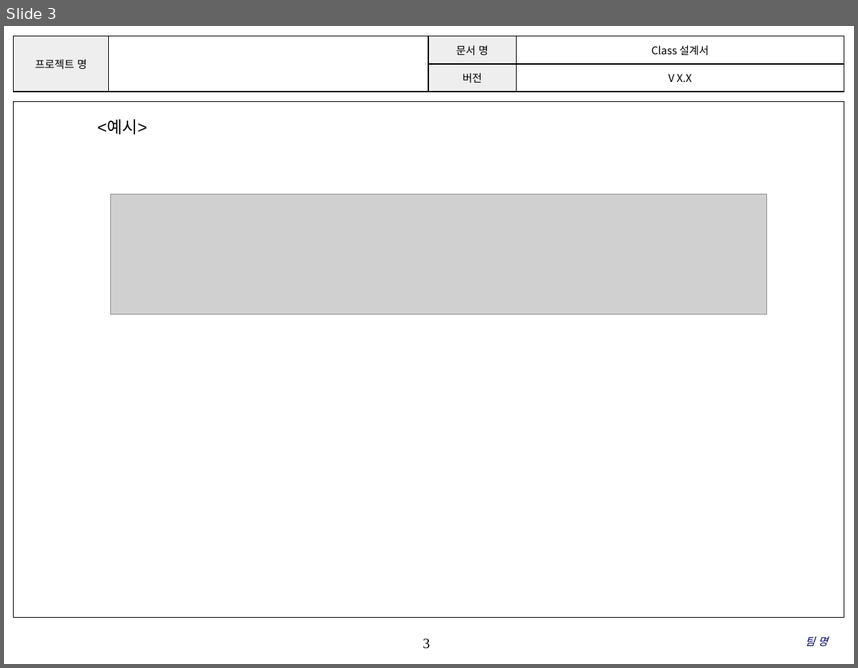
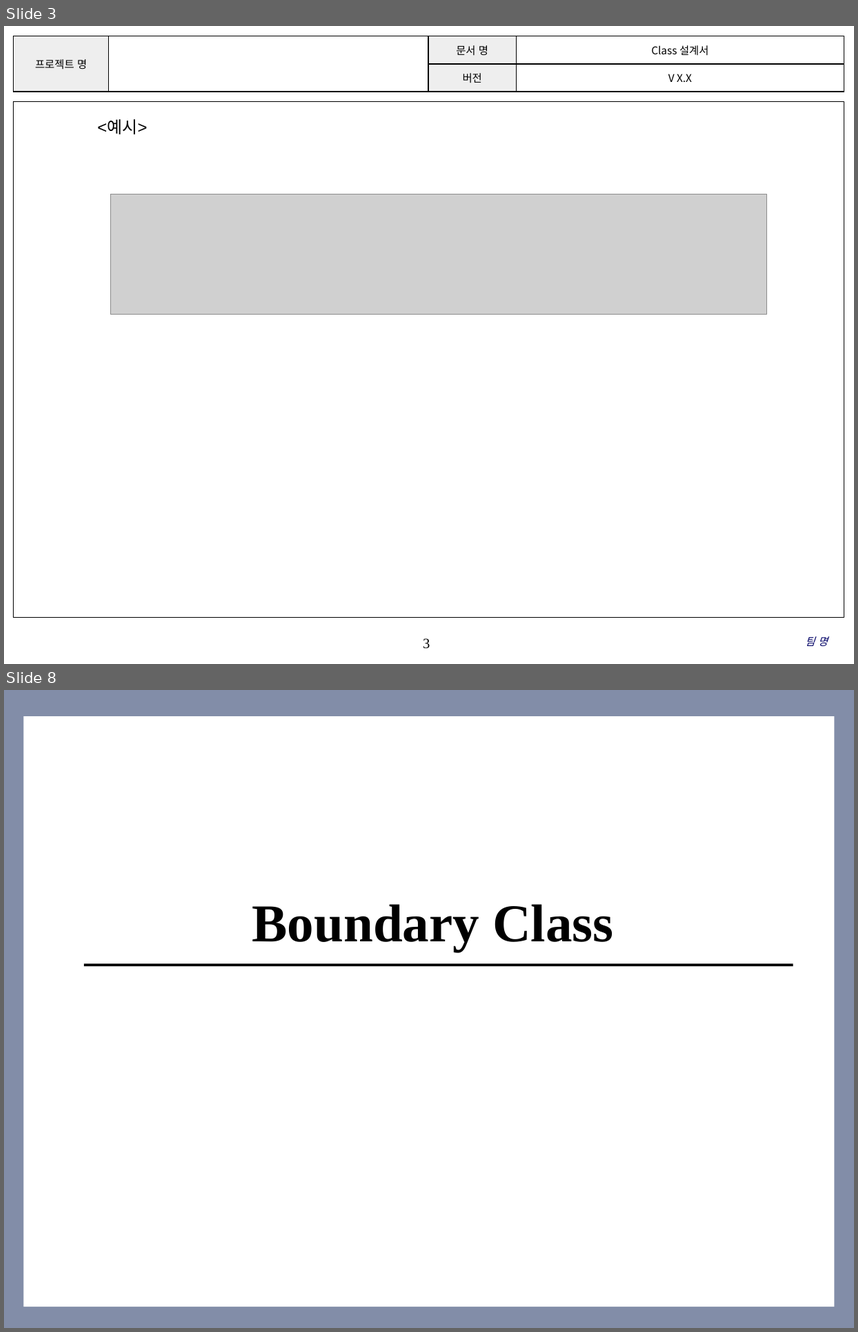
Before and after one commit to coskdms/SE2017_10_TenoutofTen, a slide deck: doc/3_ 설계서/Class Design.pptx. Shown one above the other, each under a label of ours: slide 3 before the commit, slides 3 and 8 after it; the slides between them are not shown. The pictures are 858x668 and 858x1332 pixels, drawn with LibreOffice and Linux fonts; fonts in the diff are those of the drawing; grey boxes stand for pictures; background and template pictures are left out. Boxes give left, top, right and bottom in pixels: in the first picture for what was removed or moved away, otherwise in the second. Text is boxed around its words. In the diff, an @@ line names an element or a change of style, - is before the commit and + after.

Commit message:
#866 새기능 신규 높음 2017.05.19 클래스 디자인 초안 작성 - Entity Class /Boundary Class / Control Class

```diff
--- a/doc/3_ 설계서/Class Design.pptx
+++ b/doc/3_ 설계서/Class Design.pptx
@@ slide 8 added at box(4, 690, 854, 1328), background #FFFFFF @@
@@ rectangle added at box(4, 690, 854, 1328), fill #828DA8 @@
@@ rectangle added at box(23, 716, 835, 1306), fill #FFFFFF @@
@@ title added at box(252, 904, 613, 952), 45 pt, text #000000, bold @@
+Boundary Class
@@ line added from (84, 965) to (793, 965), #000000 2.25 pt @@
```
Also in this commit, not shown: 2 slides changed, 10 other slides added.
